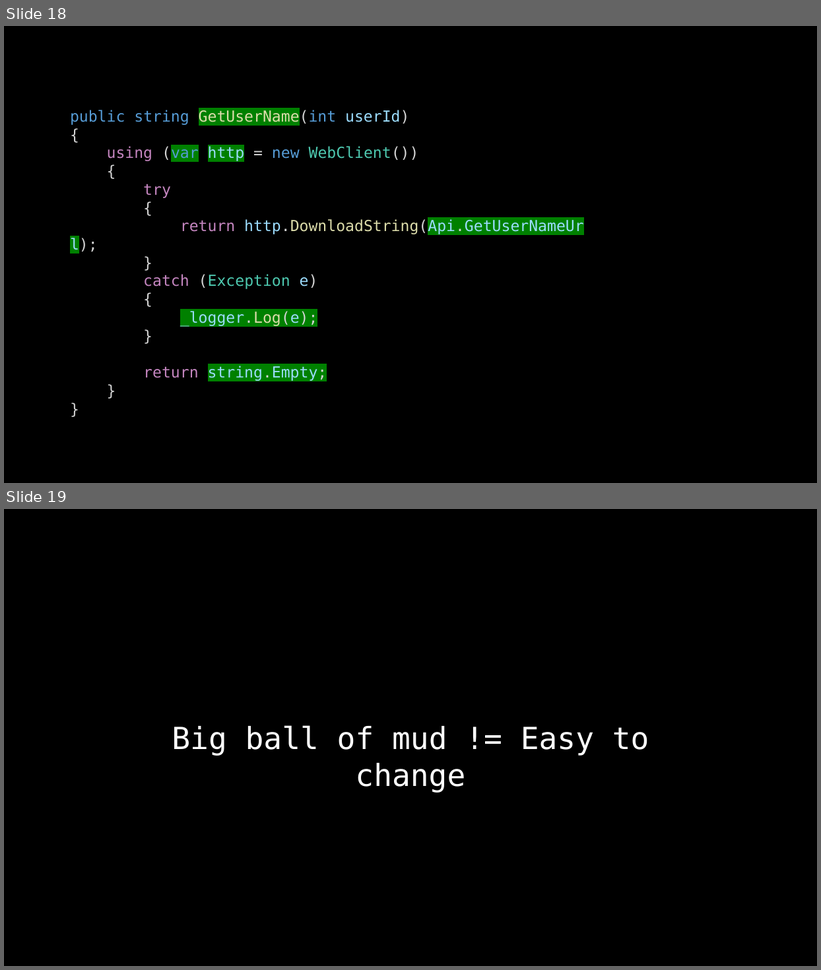
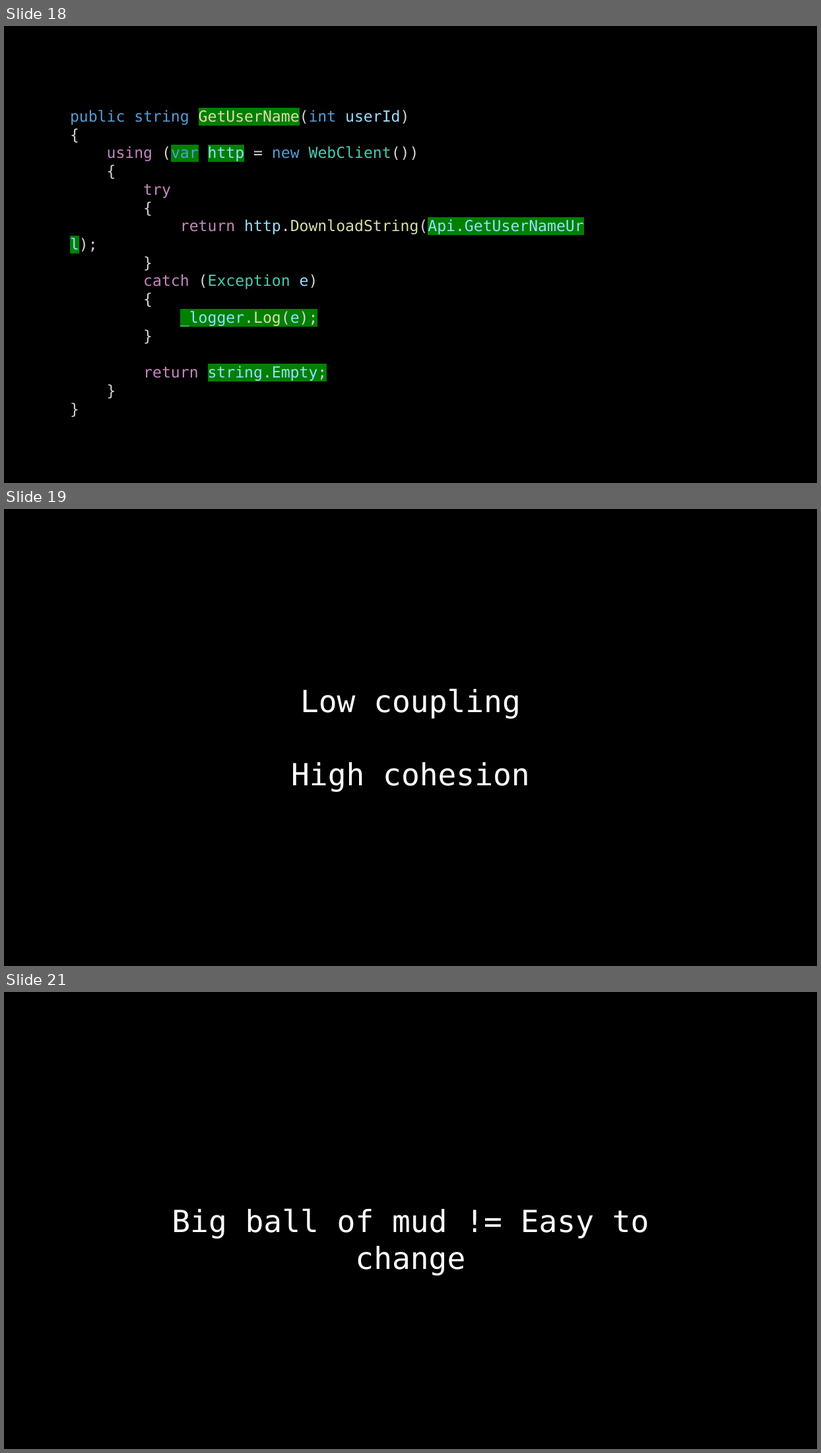
Before and after one commit to Drag13/articles, a slide deck: Lectures/HOW TO WRITE THE GOOD CODE.pptx. Shown one above the other, each under a label of ours: slides 18 and 19 before the commit, slides 18, 19 and 21 after it; the slides between them are not shown. The pictures are 821x970 and 821x1453 pixels, drawn with LibreOffice and Linux fonts; fonts in the diff are those of the drawing. Boxes give left, top, right and bottom in pixels: in the first picture for what was removed or moved away, otherwise in the second. Text is boxed around its words. In the diff, an @@ line names an element or a change of style, - is before the commit and + after.

Commit message:
Updated

```diff
--- a/Lectures/HOW TO WRITE THE GOOD CODE.pptx
+++ b/Lectures/HOW TO WRITE THE GOOD CODE.pptx
@@ slide 19 added at bbox=[4, 509, 817, 966], background #000000 @@
@@ text added at bbox=[291, 689, 529, 792], 36 pt, text #FFFFFF @@
+Low coupling
+High cohesion
@@ what was slide 19 is now slide 21 @@
```
Also in this commit, not shown: 1 other slide added.
